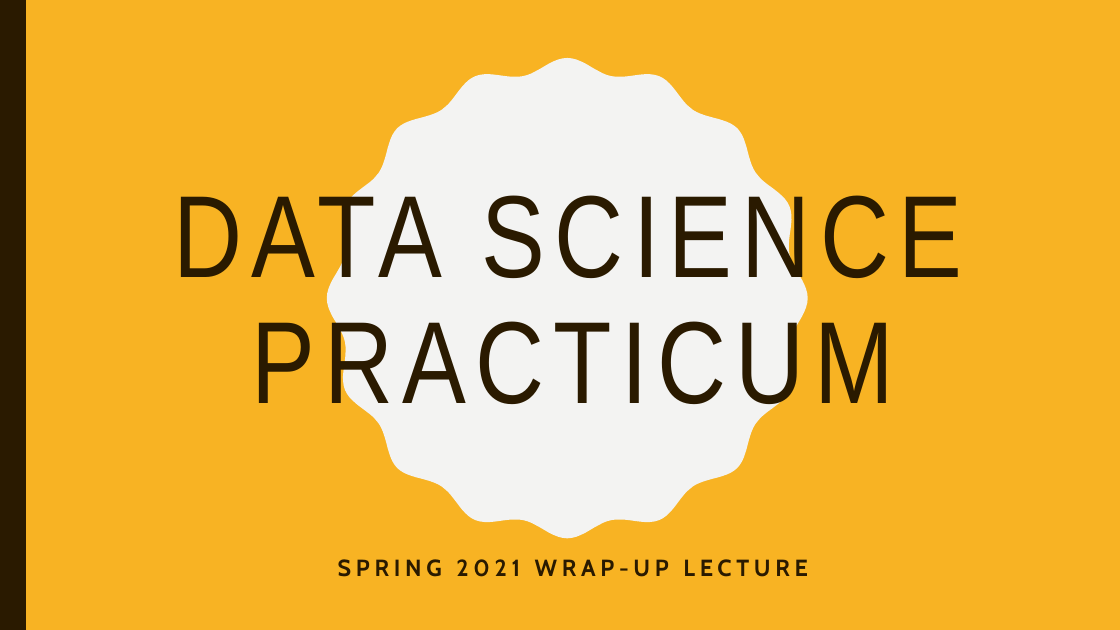
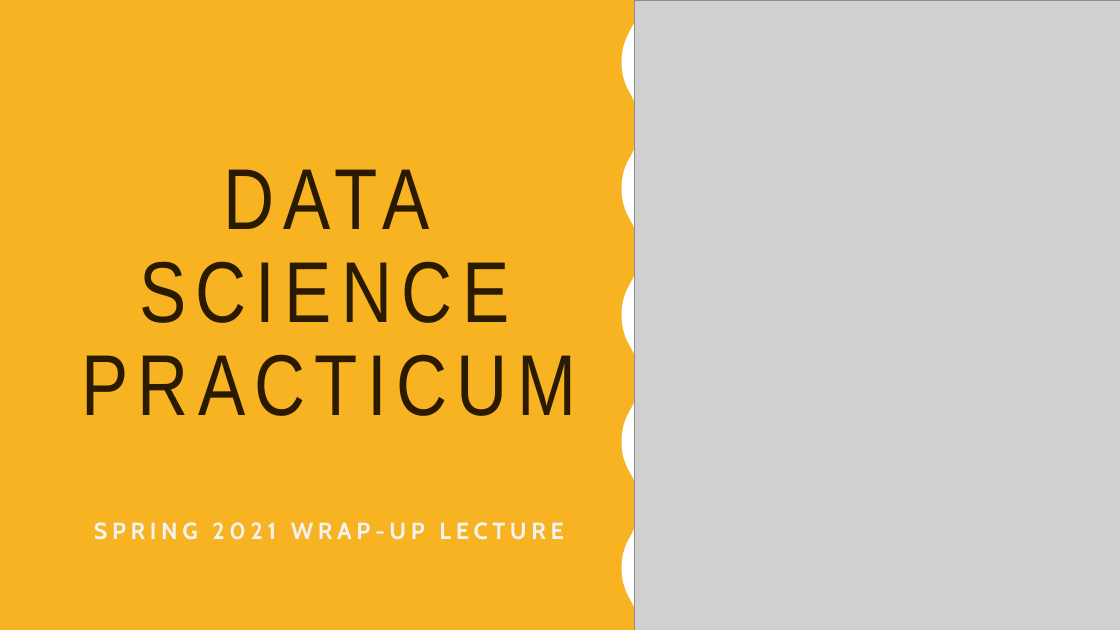
Before and after one commit to dsp-uga/sp21, a slide deck: slide 1 of lectures/Lecture14_Wrapup.pptx. Drawn at 1120x630 pixels with LibreOffice and Linux fonts; fonts in the diff are those of the drawing; grey boxes stand for pictures. Boxes give left, top, right and bottom in pixels: in the first picture for what was removed or moved away, otherwise in the second. Text is boxed around its words. In the diff, an @@ line names an element or a change of style, - is before the commit and + after.

```diff
--- a/lectures/Lecture14_Wrapup.pptx
+++ b/lectures/Lecture14_Wrapup.pptx
@@ rectangle added at (x1=0, y1=0, x2=1120, y2=630), fill #F8B323 @@
@@ freeform shape added at (x1=622, y1=0, x2=1107, y2=630), fill #FFFFFF @@
@@ picture added at (x1=635, y1=0, x2=1120, y2=630) @@
@@ freeform shape removed at (x1=327, y1=58, x2=808, y2=539) @@
@@ title "DATA SCIENCE PRACTICUM" moved from (x1=173, y1=183, x2=962, y2=424) to (x1=81, y1=261, x2=576, y2=416) @@
@@ title "DATA SCIENCE PRACTICUM" at (x1=81, y1=261, x2=576, y2=416): size 100 to 74 pt @@
@@ subtitle "SPRING 2021 WRAP-UP LECTURE" moved from (x1=338, y1=559, x2=808, y2=577) to (x1=94, y1=522, x2=564, y2=540) @@
@@ subtitle "SPRING 2021 WRAP-UP LECTURE" at (x1=94, y1=522, x2=564, y2=540): text colour #2A1A00 to #F3F3F2 @@
```
Also in this commit, not shown: 1 slide added.
